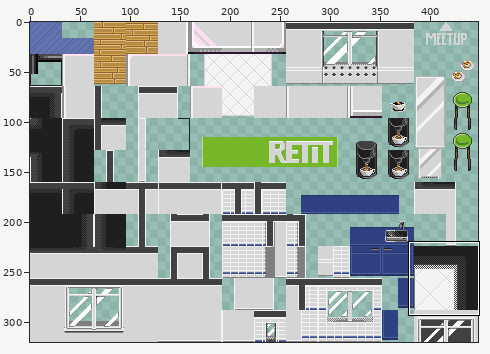
Two versions of one sprite sheet, office_tileset.png. Above: a wide view before the commit, with the close-up outlined.
Close-up. Earlier state:
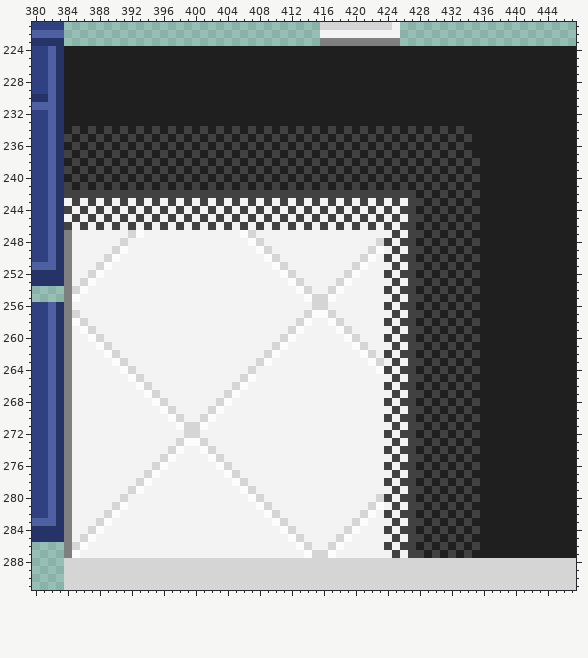
The file is 448x320 pixels. Colours within 5 levels of each other are drawn and written as one. Shown: x 380..447, y 221..291. The commit also changed other parts of the picture, which this record leaves out.
After the commit:
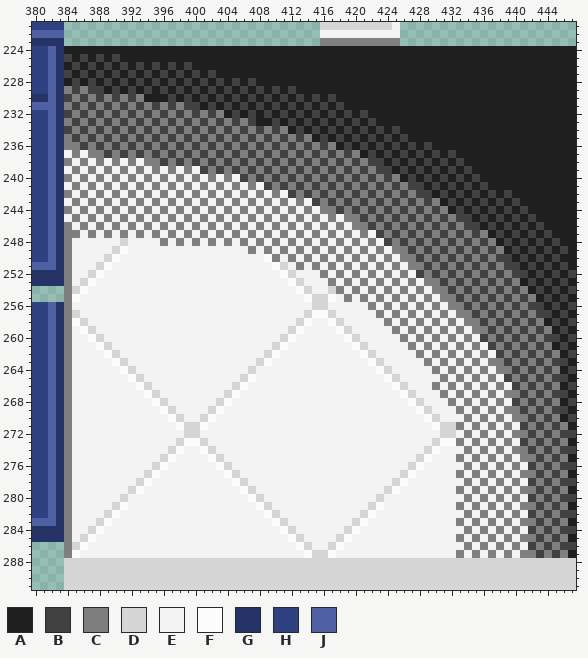
Palette (. is transparent): A #1f1f1f  B #414141  C #7f7f7f  D #d5d5d5  E #f3f3f3  F #fcfcfc  G #263366  H #304181  J #4e60a1
Difference:
Changed rows in their new state; - is an unchanged pixel.
first column x 384:
225 B-B-B-B---------------------------------------------------------
226 -B-B-B-B-B-B-B-B------------------------------------------------
227 B-B-B-B-B-B-B-B-B-B---------------------------------------------
228 -B-B-B-B-B-B-B-B-B-B-B-B----------------------------------------
229 CBCBB-B-B-B-B-B-B-B-B-B-B-B-B-----------------------------------
230 BCBCBCBCBC---B-B-B-B-B-B-B-B-B-B-B------------------------------
231 CBCBCBCBCBCBCBCBB-B-B-B-B-B-B-B-B-B-----------------------------
232 BCBCBCBCBCBCBCBCBCBC-B-B-B-B-B-B-B-B-B--------------------------
233 CBCBCBCBCBCBCBCBCBCBCBCB--B-B-B-B-B-B-B-------------------------
234 BCBCBCBCBCBCBCBCBCBCBCBCBCBC---------------A-A-A-A--------------
235 CBCBCBCBCBCBCBCBCBCBCBCBCBCBCBC-------------A-A-A-A-------------
236 CCBCBCBCBCBCBCBCBCBCBCBCBCBCBCBCBC-------------A-A--------------
237 ECECCBCBCBCBCBCBCBCBCBCBCBCBCBCBCBCBC-------------A-------------
238 CECECECECECCBCBCBCBCBCBCBCBCBCBCBCBCBCB------------A------------
239 ECECECECECECECECEBCBCBCBCBCBCBCBCBCBCBCB------------------------
240 CECECECECECECECECECECEBCBCBCBCBCBCBCBCBCBC----------------------
241 ECECECECECECECECECECECECEBCBCBCBCBCBCBCBCBCB--------B-----------
242 CECECECECECECECECECECECECECE-C-C-C-C-C-C-C-CB--------B-B--------
243 -C-C-C-C-C-C-C-C-C-C-C-C-C-C-C--C-C-C-C-C-C-CBC-----B-B-B-------
244 C-C-C-C-C-C-C-C-C-C-C-C-C-C-C-C-CC-C-C-C-C-CBCBC-----B-B-B------
245 -C-C-C-C-C-C-C-C-C-C-C-C-C-C-C-C-C-CC-C-C-C-CBCBCB--B-B-B-B-----
246 C-C-C-C-C-C-C-C-C-C-C-C-C-C-C-C-C-C-CC-C-C-CBCBCBCB--B-B-B-B----
247 -C-C-C-CEC-C-C-C-C-C-CEC-C-C-C-C-C-C-C-BC-C-CBCBCBCBC-B-B-B-B---
248 ------------C-C-C-C-C-CEC-C-C-C-C-C-C-CE-C-CBCBCBCBCBC-B-B-B-B--
249 -----------------------CEC-C-C-C-C-C-CEC-CC-CBCBCBCBCBC-B-B-B-B-
250 --------------------------C-C-C-C-C-CEC-C-CCBCBCBCBCBCBB-B-B-B--
251 -----------------------------C-C-C-CEC-C-C-CCBCBCBCBCBCBB-B-B-B-
252 --------------------------------C-CEC-C-C-CEBCBCBCBCBCBCBB-B-B-B
253 ---------------------------------CEC-C-C-C-CECCBCBCBCBCBC-B-B-B-
254 ----------------------------------C-C-C-C-CECECCBCBCBCBCBC-B-B-B
255 -----------------------------------C-C-C-C-CECECCBCBCBCBCBC-B-B-
256 --------------------------------------C-C-CECECECCBCBCBCBCBB-B-B
257 ---------------------------------------C-C-CECECECCBCBCBCBCBB-B-
258 ----------------------------------------C-CECECECECCBCBCBCBC-B-B
259 -----------------------------------------C-CECECECECCBCBCBCBC-B-
260 ----------------------------------------E-CECECECECEBCBCBCBCBB-B
261 -----------------------------------------E-CECECECECEBCBCBCBC-B-
262 ----------------------------------------E-EECECECECECEBCBCBCBC-B
263 -----------------------------------------E-EECECECECECCBCBCBCBB-
264 ----------------------------------------D-EEEECECECECECCBCBCBC-B
265 ----------------------------------------FD-EEEECECECECEBCBCBCBB-
266 ----------------------------------------EFDEEECECECECECEBCBCBC-B
267 -----------------------------------------EFDEEECECECECECCBCBCBB-
268 ----------------------------------------E-EFDEEECECECECEBCBCBC-B
269 -----------------------------------------E-EFDEEECECECECCBCBCBB-
270 ----------------------------------------E-EEEFDEEECECECECCBCBC-B
271 -----------------------------------------E-EEEFDDCECECECEBCBCBC-
272 ----------------------------------------E-EEEEEDDECECECECCBCBCBB
273 -----------------------------------------E-EEEDFFCECECECEBCBCBC-
274 ----------------------------------------E-EEEDFEEECECECECCBCBCBB
275 -----------------------------------------E-EDFEEECECECECECCBCBC-
276 ----------------------------------------E-EDFEEEEECECECECEBCBCBB
277 -----------------------------------------EDFEEEEECECECECECCBCBC-
278 ----------------------------------------EDFEEEEEEECECECECEBCBCBB
279 ----------------------------------------DF-EEEEEECECECECECCBCBC-
280 ----------------------------------------E-EEEEEEEECECECECEBCBCBB
281 -----------------------------------------E-EEEEEECECECECECCBCBC-
282 ----------------------------------------E-EEEEEEEECECECECEBCBCBB
283 -----------------------------------------E-EEEEEECECECECECCBCBC-
284 ----------------------------------------E-EEEEEEEECECECECEBCBCBB
285 -----------------------------------------E-EEEEEECECECECECCBCBC-
286 ----------------------------------------E-EEEEEEEECECECECEBCBCBB
287 -----------------------------------------E-EEEEEECECECECECCBCBC-
